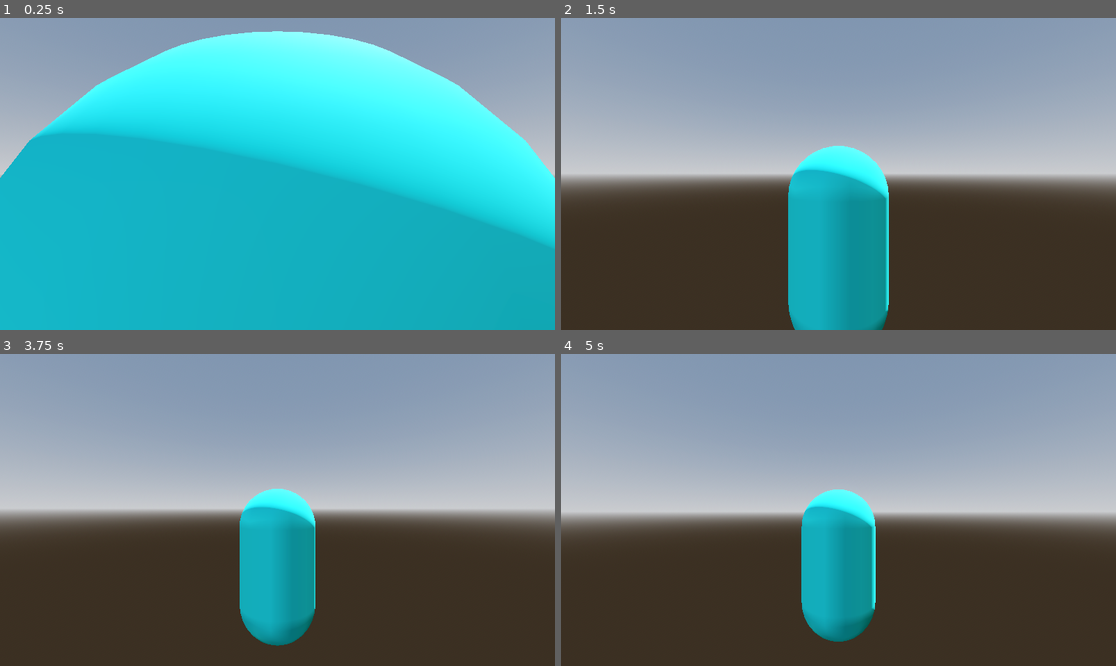
Above: before the commit, frames 1-4 (two rows, left to right).
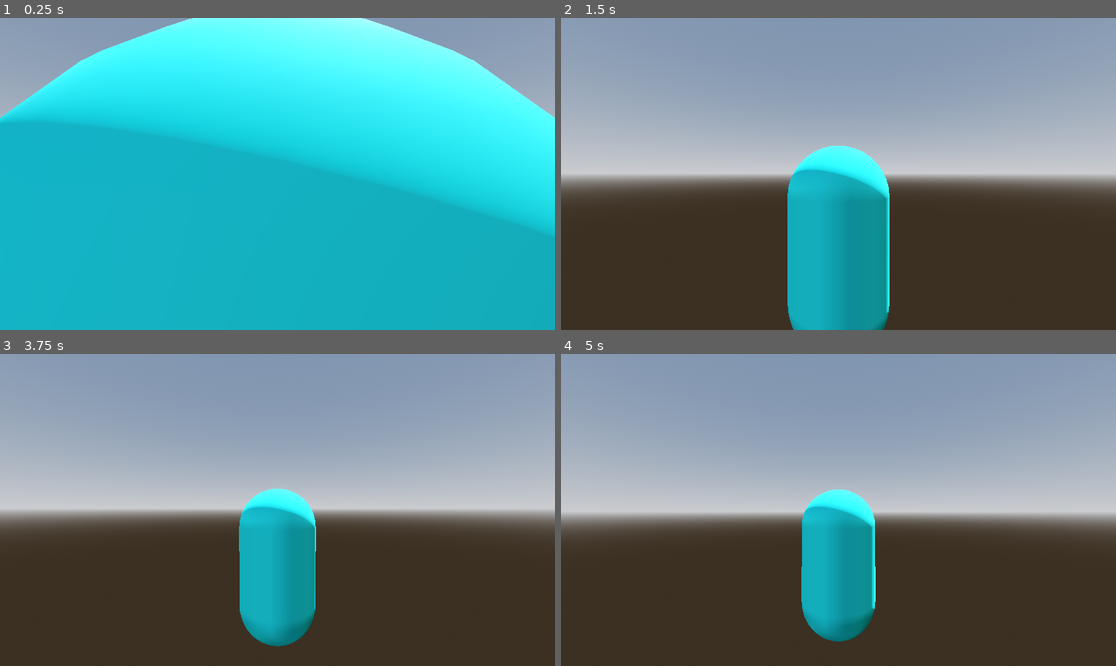
Above: after the commit, the same moments.

Repository: OwlOnTheHill/3rd-person-platformer-testing
Game: Godot game, scene res://Scenes/testing_floor.tscn
The game is run twice, just before and just after one commit, with the same random seed, the same clock (stepped at 60 frames per second) and the same inputs.
Inputs (mouse positions are in pixels of both pictures, inside the frame that each line leads up to):
- Up to frame 1 (0.25 s): no input
- Up to frame 2 (1.5 s): move the mouse to (866, 174) at 0.52 s; hold Shift (sprint) 0.53-1.28 s; hold W (move_forward) from 0.53 s (still down); tap Space (jump) at 0.77 s; move the mouse to (810, 174) at 1.27 s; tap Mouse wheel down (wheel_down) at 1.35 s
- Up to frame 3 (3.75 s): keep holding W (move_forward); tap Space (jump) at 1.52, 3.02 s; move the mouse to (288, 503) at 2.02 s; hold Mouse wheel up (wheel_up) 2.03-2.78 s; move the mouse to (271, 516) at 2.77 s; tap Shift (sprint) at 2.85 s; move the mouse to (316, 513) at 3.52 s; hold Mouse wheel down (wheel_down) from 3.53 s (still down)
- Up to frame 4 (5 s): keep holding W (move_forward); tap Space (jump) at 3.77, 4.52 s; move the mouse to (794, 506) at 4.27 s; release Mouse wheel down (wheel_down) at 4.28 s; tap Mouse wheel up (wheel_up) at 4.35 s

The runs differ from the first frame. In frame 1, 13% of the frame differs, in the area x 0-100%, y 0-73%; in frame 2, 0.2%; in frame 3, 0.1%; in frame 4, less than 0.1%.

Commit message:
Fixed Most Player Rotation Jitter

Diff:
--- a/Scenes/testing_floor.tscn
+++ b/Scenes/testing_floor.tscn
@@ -30,45 +30,45 @@
 [sub_resource type="ConvexPolygonShape3D" id="ConvexPolygonShape3D_of6x0"]
 points = PackedVector3Array(-0.5, -0.5, -0.5, 0.5, 0.5, 0.5, 0.5, -0.5, 0.5, 0.5, 0.5, -0.5, -0.5, 0.5, 0.5, 0.5, -0.5, -0.5, -0.5, -0.5, 0.5, -0.5, 0.5, -0.5)
 
-[node name="Testing Floor" type="Node3D"]
+[node name="Testing Floor" type="Node3D" unique_id=1742631540]
 script = ExtResource("1_m3wt0")
 
-[node name="PauseMenu" parent="." instance=ExtResource("1_6wt81")]
+[node name="PauseMenu" parent="." unique_id=775238254 instance=ExtResource("1_6wt81")]
 visible = false
 
-[node name="DirectionalLight3D" type="DirectionalLight3D" parent="."]
+[node name="DirectionalLight3D" type="DirectionalLight3D" parent="." unique_id=1150840443]
 transform = Transform3D(-0.866023, -0.433016, 0.250001, 0, 0.499998, 0.866027, -0.500003, 0.749999, -0.43301, 0, 0, 0)
 shadow_enabled = true
 
-[node name="WorldEnvironment" type="WorldEnvironment" parent="."]
+[node name="WorldEnvironment" type="WorldEnvironment" parent="." unique_id=178834288]
 environment = SubResource("Environment_of6x0")
 
-[node name="MeshInstance3D" type="MeshInstance3D" parent="."]
+[node name="MeshInstance3D" type="MeshInstance3D" parent="." unique_id=1413933981]
 transform = Transform3D(10, 0, 0, 0, 10, 0, 0, 0, 10, 0, 0, 0)
 mesh = SubResource("PlaneMesh_jt4su")
 
-[node name="StaticBody3D" type="StaticBody3D" parent="MeshInstance3D"]
+[node name="StaticBody3D" type="StaticBody3D" parent="MeshInstance3D" unique_id=2015663814]
 
-[node name="CollisionShape3D" type="CollisionShape3D" parent="MeshInstance3D/StaticBody3D"]
+[node name="CollisionShape3D" type="CollisionShape3D" parent="MeshInstance3D/StaticBody3D" unique_id=1892893241]
 shape = SubResource("ConvexPolygonShape3D_vcukt")
 
-[node name="MeshInstance3D2" type="MeshInstance3D" parent="."]
+[node name="MeshInstance3D2" type="MeshInstance3D" parent="." unique_id=403283238]
 transform = Transform3D(7, 0, 0, 0, 4.19, 0, 0, 0, 1, 0.846643, 1.9147, 8.27279)
 mesh = SubResource("BoxMesh_6wt81")
 
-[node name="StaticBody3D" type="StaticBody3D" parent="MeshInstance3D2"]
+[node name="StaticBody3D" type="StaticBody3D" parent="MeshInstance3D2" unique_id=970884687]
 
-[node name="CollisionShape3D" type="CollisionShape3D" parent="MeshInstance3D2/StaticBody3D"]
+[node name="CollisionShape3D" type="CollisionShape3D" parent="MeshInstance3D2/StaticBody3D" unique_id=266033829]
 shape = SubResource("ConvexPolygonShape3D_m3wt0")
 
-[node name="MeshInstance3D3" type="MeshInstance3D" parent="."]
+[node name="MeshInstance3D3" type="MeshInstance3D" parent="." unique_id=991353152]
 transform = Transform3D(7, 0, 0, 0, 4.19, 0, 0, 0, 1, 0.846643, 1.9147, 4.3901)
 mesh = SubResource("BoxMesh_6wt81")
 
-[node name="StaticBody3D" type="StaticBody3D" parent="MeshInstance3D3"]
+[node name="StaticBody3D" type="StaticBody3D" parent="MeshInstance3D3" unique_id=321445714]
 
-[node name="CollisionShape3D" type="CollisionShape3D" parent="MeshInstance3D3/StaticBody3D"]
+[node name="CollisionShape3D" type="CollisionShape3D" parent="MeshInstance3D3/StaticBody3D" unique_id=2106003075]
 shape = SubResource("ConvexPolygonShape3D_of6x0")
 
-[node name="Player" parent="." instance=ExtResource("1_vcukt")]
+[node name="Player" parent="." unique_id=1454809477 instance=ExtResource("1_vcukt")]
 transform = Transform3D(1, 0, 0, 0, 1, 0, 0, 0, 1, 0, 1, -4)
--- a/project.godot
+++ b/project.godot
@@ -70,6 +70,7 @@
 [physics]
 
 3d/default_gravity=13.068
+common/physics_interpolation=true
 
 [rendering]
 
Not shown: 1 places in Scenes/testing_floor.tscn that only renumber resources
Not shown, changed: icon.svg.import
